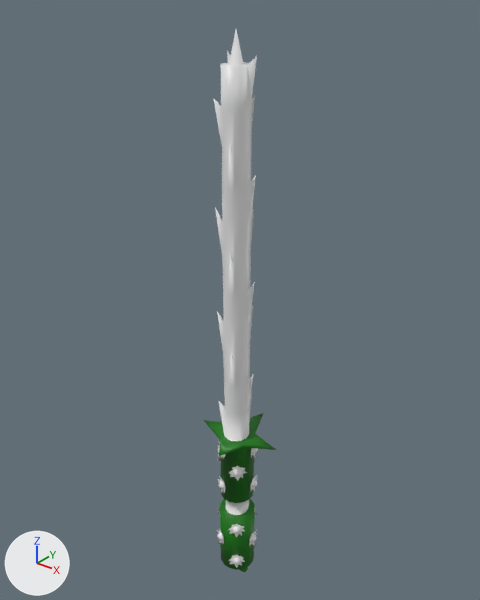
Renders of the FBX model Assets/Art/Models/sablesLaserPlanta.fbx from each side of a commit.
One viewpoint serves both versions: a 50 mm camera at (38.8, -22.7, 28.3) aimed at (19.8, 1.0, 13.6). The axes (+X, +Y, +Z) are drawn at lower left. The lights are the same throughout. Where no turn or scale is listed for an object, it has been applied to the vertices.

The first picture shows 'Mango.004'.
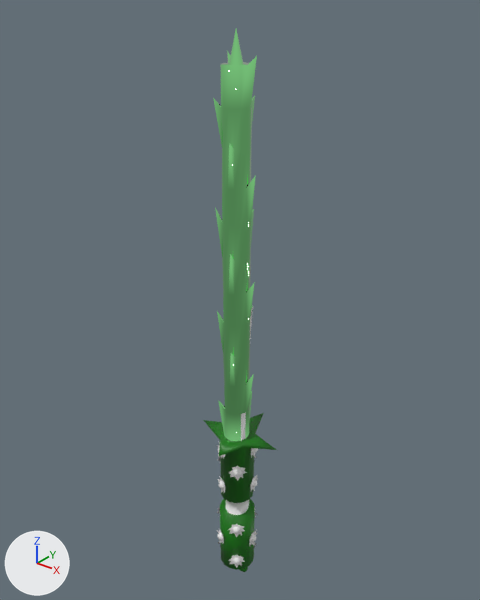
Location of each change, [x1, y1, x2, y2] in pixels of the pictures (480 x 600 px):
part 1 of me_cylinder_016, recoloured (white to green): [213, 29, 257, 441] in both

What changed in the scene script:
```text
Add mat_green:
    mat_green = principled_material('Green')
    mat_green.base_color = (0.339, 1.0, 0.356)  # green #9dffa1
    mat_green.metallic = 1.0
    mat_green.roughness = 0.0
Change me_cylinder_016:
    where me_cylinder_016.from_pydata(...)  # 324 vertices, 381 faces; spans x -2.2..2.5, y -2.0..2.4, z -2.9..26.4
    used by ob_mango_004; location = (20.42, 0.0, 0.0)
    me_cylinder_016 part 1: 250 of the faces centred in x -0.7..0.8, y -0.8..0.8, z 6.9..25.5 switch from mat_greenluminous (white #e7e7e7) to mat_green (green #9dffa1)
```
